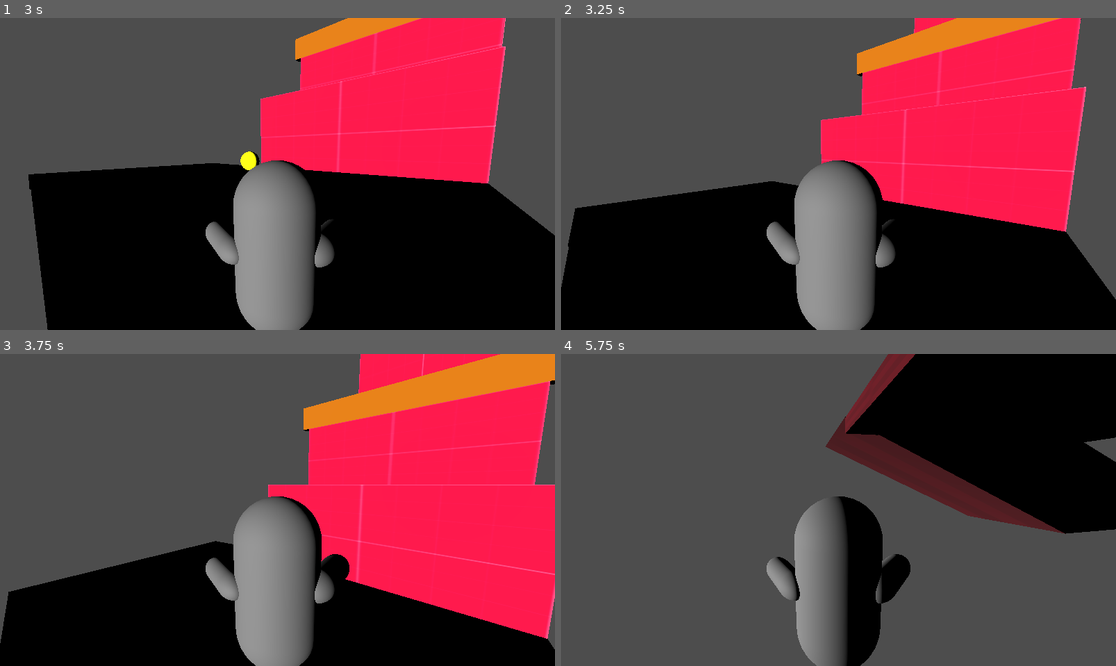
Above: before the commit, frames 1-4 (two rows, left to right).
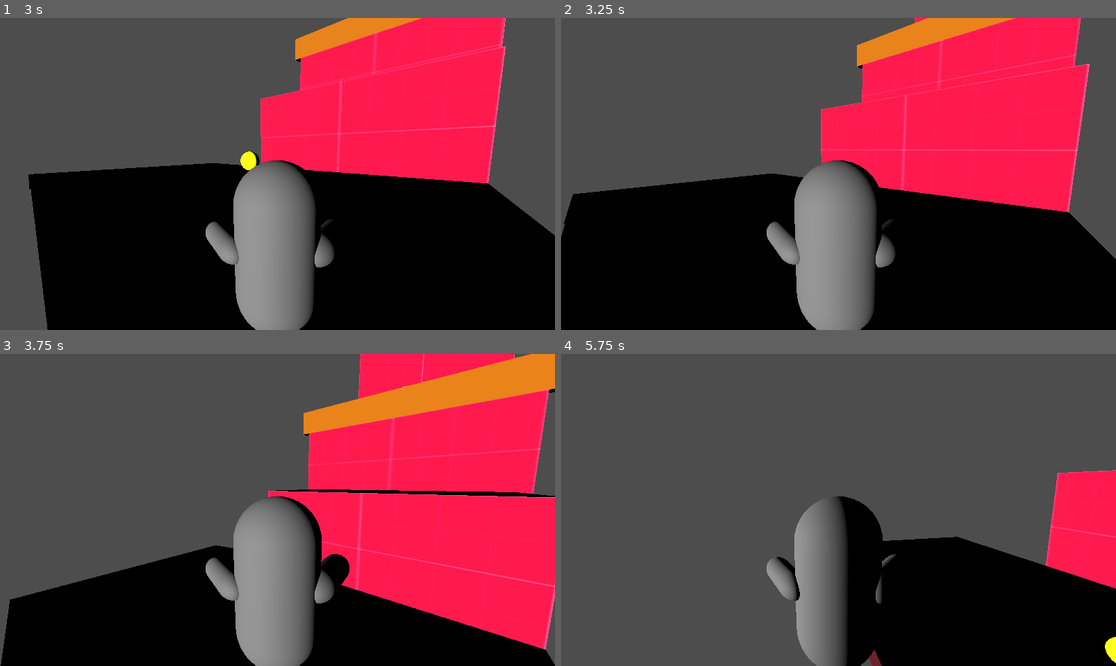
Above: after the commit, the same moments.

Repository: Rayvet24/Movimiento-3d-y-Grayboxing
Game: Godot game, scene res://Nivel.tscn
Two runs of this game, one before a commit and one after it. Both use one fixed random seed, a clock stepped at 60 frames per second and the inputs below.
Inputs:
- Up to frame 1 (3 s): hold D (Right) 0.53-1.28 s; tap Space (Jump) at 0.6, 0.77, 1.07, 1.52, 1.55, 1.82 s; tap Shift (Alternate Jump, bound only after the commit) at 0.8, 1.35, 2.3 s; hold S (Down) 1.28-2.03 s; hold D (Right) 2.03-2.78 s; hold Left (Rotate cam left) 2.03-2.78 s; hold W (Up) from 2.78 s (still down); tap Right (Rotate cam right) at 2.85 s
- Up to frame 2 (3.25 s): keep holding W (Up); tap Space (Jump) at 3.02, 3.05 s
- Up to frame 3 (3.75 s): tap Space (Jump) at 3.32, 3.6 s; release W (Up) at 3.53 s; hold A (Left) from 3.53 s (still down)
- Up to frame 4 (5.75 s): tap Space (Jump) at 3.77, 4.07, 4.52, 4.55, 4.82 s; tap Shift (Alternate Jump, bound only after the commit) at 3.8, 4.35, 5.3 s; release A (Left) at 5.03 s; hold S (Down) from 5.03 s (still down); hold Left (Rotate cam left) from 5.03 s (still down)

Frame 1 is identical in both runs. In frame 2, 7.1% of the frame differs, in the area x 0-100%, y 0-91%; in frame 3, 5.3%; in frame 4, 40%, in the area x 47-100%, y 0-100%.

Commit message:
mecanica de alternar salto hecha y arreglo de interacción con moneda

Diff:
--- a/Personaje.tscn
+++ b/Personaje.tscn
@@ -19,7 +19,7 @@
 [node name="CollisionShape3D" type="CollisionShape3D" parent="." unique_id=1286208950]
 shape = SubResource("CapsuleShape3D_ksd7g")
 
-[node name="Area3D" type="Area3D" parent="CollisionShape3D" unique_id=1107865190]
+[node name="Area3D" type="Area3D" parent="CollisionShape3D" unique_id=1107865190 groups=["Personaje"]]
 
 [node name="CollisionShape3D" type="CollisionShape3D" parent="CollisionShape3D/Area3D" unique_id=817743641]
 shape = SubResource("SphereShape3D_s7vd6")
--- a/moneda.gd
+++ b/moneda.gd
@@ -1,9 +1,4 @@
 extends Area3D
-
-
-func _process(delta: float) -> void:
-	pass
-
 
 func _on_area_entered(area: Area3D) -> void:
 	if area.is_in_group("Personaje"):
--- a/personaje.gd
+++ b/personaje.gd
@@ -1,13 +1,23 @@
 extends CharacterBody3D
 
 const SPEED = 5.0
-const JUMP_VELOCITY = 13
+var Alternate: bool
+const HIGH_JUMP_VELOCITY = 13
+const LOW_JUMP_VELOCITY = HIGH_JUMP_VELOCITY/1.7
 var Double_Jump: bool
+
+func _ready() -> void:
+	Alternate = false
 
 func _physics_process(delta: float) -> void:
 	#Grevedad
 	if not is_on_floor():
 		velocity += get_gravity() * delta
+
+
+	#Al tocar botón se cambia alternan las fuerzas de salto
+	if Input.is_action_just_pressed("Alternate Jump"):
+		Alternate = !Alternate
 
 	#Resetear doble salto
 	if is_on_floor():
@@ -15,10 +25,16 @@
 
 	#Salto normal
 	if Input.is_action_just_pressed("Jump") and is_on_floor():
-		velocity.y = JUMP_VELOCITY
+		if Alternate == false:
+			velocity.y = HIGH_JUMP_VELOCITY
+		else:
+			velocity.y = LOW_JUMP_VELOCITY
 	#Doble salto
 	if Input.is_action_just_pressed("Jump") and not is_on_floor() and Double_Jump == true:
-		velocity.y = JUMP_VELOCITY/1.7
+		if Alternate == false:
+			velocity.y = LOW_JUMP_VELOCITY
+		else:
+			velocity.y = HIGH_JUMP_VELOCITY
 		Double_Jump = false
 
 	#Movimiento básico
--- a/project.godot
+++ b/project.godot
@@ -57,6 +57,11 @@
 "events": [Object(InputEventKey,"resource_local_to_scene":false,"resource_name":"","device":-1,"window_id":0,"alt_press …(195 unchanged characters)…
 ]
 }
+"Alternate Jump"={
+"deadzone": 0.2,
+"events": [Object(InputEventKey,"resource_local_to_scene":false,"resource_name":"","device":-1,"window_id":0,"alt_pressed":false,"shift_pressed":false,"ctrl_pressed":false,"meta_pressed":false,"pressed":false,"keycode":0,"physical_keycode":4194325,"key_label":0,"unicode":0,"location":0,"echo":false,"script":null)
+]
+}
 
 [physics]
 
